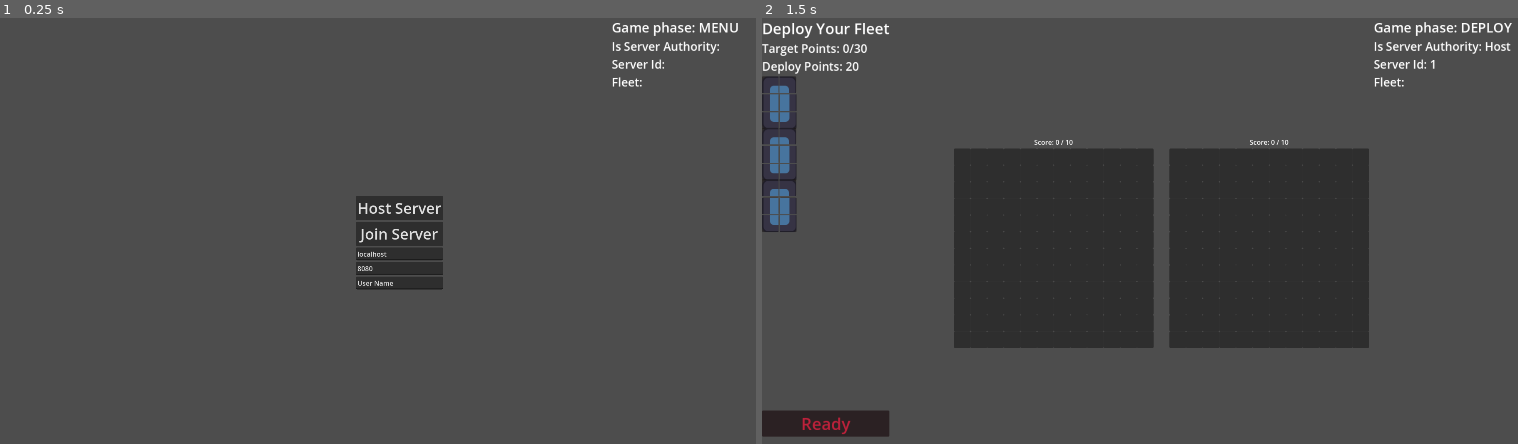
Above: before the commit, frames 1-2 (left to right).
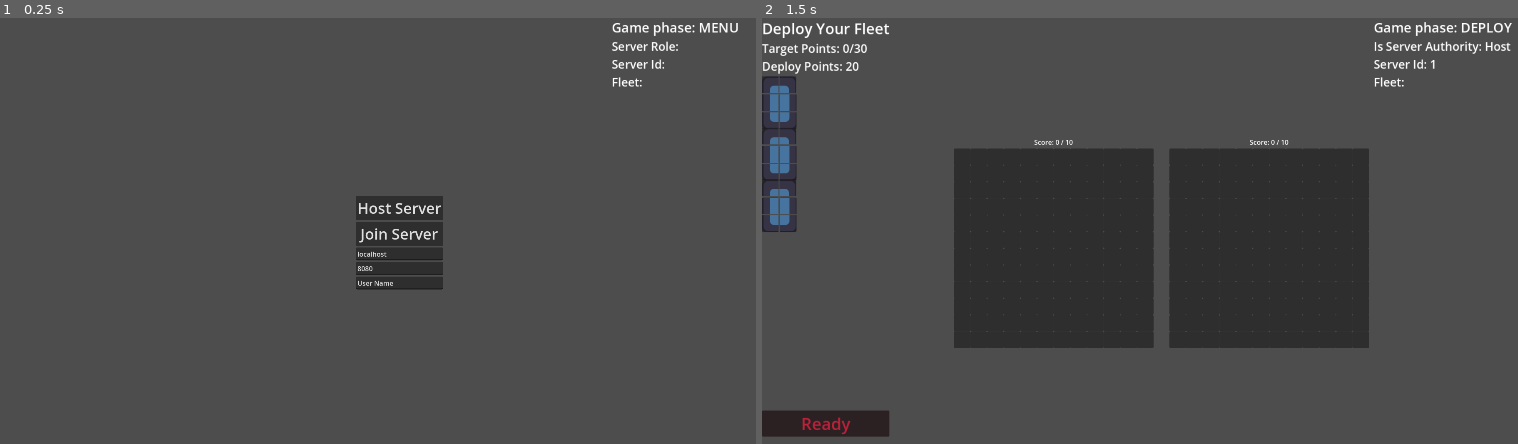
Above: after the commit, the same moments.

Repository: super-Colin/warboats
Game: Godot game, scene res://game.tscn
Same seed, same stepped clock (60 frames per second), same inputs: the game is played once before the commit and once after it. The engine's default icon, where the game draws it, is replaced by a stand-in: a white triangle on a blue panel in a dark square.
Inputs (mouse positions are in pixels of both pictures, inside the frame that each line leads up to):
- Up to frame 1 (0.25 s): no input
- Up to frame 2 (1.5 s): tap Enter at 0.5 s; move the mouse to (1336, 218) at 0.52 s; click (1336, 218) at 0.6 s; click "Host Server" at 1.25 s

The runs differ from the first frame. In frame 1, 0.2% of the frame differs, in the area x 80-96%, y 5-9%; in frame 2, nothing differs.

Commit message:
can detect win, adding battle_over phase

Diff:
--- a/UI/battle_menu.gd
+++ b/UI/battle_menu.gd
@@ -1,6 +1,4 @@
 extends Control
-
-#var activeShots = []
 
 signal s_confirmShotMarkers
 signal s_resetShotMarkers
@@ -8,11 +6,6 @@
 func _ready() -> void:
 	%ResetShots.pressed.connect(func():s_resetShotMarkers.emit())
 	%ConfirmShots.pressed.connect(func():s_confirmShotMarkers.emit())
-	#Globals.s_beginBattlePhase.connect(_beginBattlePhase)
-	#Globals.s_placedShotMarker.connect(updateShotsLeft)
-	#Globals.s_resetShotMarkers.connect(resetShotsLeft)
-
-
 
 
 func _beginBattlePhase():
@@ -20,11 +13,7 @@
 	resetShotsLeft()
 
 
-
-
-
 func updateShotsLeft(shotsLeft:int):
-	#print("battle menu - updating shots: ", Globals.friendlyGrid.calcRemainingShots())
 	%ShotsLeft.text = "Shots left: " + str(shotsLeft)
 
 func resetShotsLeft():
--- a/UI/debug_panel.tscn
+++ b/UI/debug_panel.tscn
@@ -27,7 +27,7 @@
 custom_minimum_size = Vector2(400, 0)
 layout_mode = 2
 theme_override_font_sizes/font_size = 28
-text = "Is Server Authority:"
+text = "Server Role:"
 autowrap_mode = 2
 
 [node name="ServerId" type="Label" parent="VBoxContainer"]
--- a/UI/deploy_menu.gd
+++ b/UI/deploy_menu.gd
@@ -1,33 +1,17 @@
 extends Control
 
-#@onready var remainingDeployPoints = Globals.roundDeployPoints
-#var startingDeployPoints = 20
 
 signal s_deployConfirmed
 
 func _ready() -> void:
-	#%ReadyButton.pressed.connect(func():Globals.s_deployReady.emit())
 	%ReadyButton.pressed.connect(func():s_deployConfirmed.emit())
-	#Globals.s_beginBattlePhase.connect(_beginBattlePhase)
-	#Globals.s_boardChanged.connect(_boardUpdated)
 	deployCanNotBeConfirmed()
 
-#func _beginBattlePhase():
-	#$'.'.visible = false
-	#updateLabels()
-
-#func updateLabels():
-	#updateDeployPoints()
-	#updateTargetPoints()
-
 func updateDeployPoints(pts):
-	#%DeployPoints.text = "Deploy Points: " + str(Globals.friendlyGrid.calcSpentDeployPoints()) + "/" + str(Globals.roundDeployPoints)
 	%DeployPoints.text = "Deploy Points: " + str(pts)
 
 func updateTargetPoints(current, target):
-	#%TargetPoints.text = "Target Points: " + str(Globals.friendlyGrid.calcTotalTargetPoints()) + "/" + str(Globals.roundMinTargetPoints)
 	%TargetPoints.text = "Target Points: " + str(current) + "/" + str(target)
-
 
 func deployCanNotBeConfirmed():
 	%ReadyButton.modulate = "d82643"
--- a/board.gd
+++ b/board.gd
@@ -1,30 +1,26 @@
 extends Control
 
+# Multiplayer role
 var isHost = true
-#var bothPlayersReady = false # This will be used each cycle
 var playersReady = []
-
-var turnNumber = 1
-
+# Board / Round related
+var startingDeployPoints = 20
+var minTargetPoints = 10
+# Passed through the network each turn
 var shotsToPlayOut = {}
 var shotResultsForClient = [] # {"hit":false, "coords":Vector2.ZERO}, ...
-
-
+var shipPositions = {} # for passing the position of enemy ships
+# Local vars
+var turnNumber = 1
 var unconfirmedShots = 0
 var confirmedShotCoords = []
-var startingDeployPoints = 20
-var minTargetPoints = 10
-
-
-var shipPositions = {} # for passing the position of the clients ships
-
 var playerScores = {}
-
-var killedShips=[]
-
-
-# Called when the node enters the scene tree for the first time.
+var killedShips = []
+
+
+
 func _ready() -> void:
+	#Globals.boardRef = $'.'
 	Globals.s_beginDeployPhase.connect(_beginDeployPhase)
 	Globals.s_beginBattlePhase.connect(_beginBattlePhase)
 
@@ -40,7 +36,6 @@
 	$BattleMenu.s_resetShotMarkers.connect(_resetUnconfirmedShots)
 	## Will establish needed vars once Network.otherPlayerId is defined
 	Network.s_otherPlayerConnected.connect(resetVarsWithOtherPlayer)
-	reestPlayerScores()
 
 
 
@@ -55,13 +50,11 @@
 	updateScoreLabels(playerScores)
 
 func resetForNextTurn():
+	turnNumber += 1
 	shotsToPlayOut = {}
 	shotResultsForClient = []
 
 
-
-
-# detrevnI
 # Detrevni
 
 
@@ -69,23 +62,34 @@
 func addKill(ship, friendlyKilled):
 	if not Network.isAuthority() or killedShips.has(ship):
 		return
-	print("board - ", str(Network.id()), " adding kill. For friendly: ", friendlyKilled)
-	print("board - playerScores:", playerScores)
 	if friendlyKilled:
 		playerScores[Network.otherPlayerId] += ship.targetPoints
 	else:
 		playerScores[Network.id()] += ship.targetPoints
 	killedShips.append(ship)
 	updateScoreLabels.rpc(playerScores)
-
+	if Network.isAuthority():
+		checkForWinConditions()
+
+
+func checkForWinConditions():
+	if playerScores[Network.id()] > minTargetPoints:
+		declareWinner.rpc(Network.id(), playerScores)
+	elif playerScores[Network.otherPlayerId] > minTargetPoints:
+		declareWinner.rpc(Network.otherPlayerId, playerScores)
+
+@rpc("authority", "call_local", "reliable")
+func declareWinner(pId, scores):
+	print("board [", Network.id(), "] - ", pId, " wins")
+	%Grids/Friendly/Label.text = str(pId) + " Wins"
+	%Grids/Enemy/Label.text = str(pId) + " Wins"
 
 
 @rpc("authority", "call_local", "reliable")
 func updateScoreLabels(scores):
+	#print("board - ", str(Network.id()), ", updating score labels:", scores)
 	%Grids/Friendly/Label.text = "Score: " + str(scores[Network.id()]) + " / " + str(minTargetPoints)
 	%Grids/Enemy/Label.text = "Score: " + str(scores[Network.otherPlayerId]) + " / " + str(minTargetPoints)
-
-
 
 
 
@@ -96,12 +100,10 @@
 	registerConfirmedShots.rpc(Network.id(), confirmedShotCoords)
 
 
-#@rpc("authority", "call_local", "reliable")
 func _resetUnconfirmedShots():
 	%Grids/Enemy/Grid.resetShotMarkers()
 	_boardUpdated()
 	#print("board - confirming shots: ", confirmedShotCoords)
-	#registerConfirmedShots.rpc(Network.id(), confirmedShotCoords)
 
 
 
@@ -130,10 +132,9 @@
 			handleConfirmedShots_host()
 
 
-
+## Adds/confirms markers on both sides
+## Called and initiated by host only,
 func handleConfirmedShots_host():
-	turnNumber += 1
-	#print("board - shotResultsForClient: ", shotResults)
 	for clientShot in shotsToPlayOut[Network.otherPlayerId]:
 		# create results of shots against host side, to pass to client
 		shotResultsForClient.append(%Grids/Friendly/Grid.placeShotMarker(clientShot, true))
@@ -141,13 +142,11 @@
 		%Grids/Enemy/Grid.confirmShot_bool(hostShot)
 	handleConfirmedShots_client.rpc(shotResultsForClient)
 	resetForNextTurn()
-	#%Grids/Friendly/Label.text = "Score: " + str(%Grids/Enemy) + " / " + str(minTargetPoints)
-	%Grids/Enemy/Label.text = "Deployed"
-
-#@rpc("any_peer", "call_remote", "reliable")
+## Adds/confirms markers on both sides
+## Only visually calcs hits on own board, forces hits/misses on empty enemy board
+## Called by client only, but initiated by host
 @rpc("authority", "call_remote", "reliable")
 func handleConfirmedShots_client(shotResults):
-	turnNumber += 1
 	#print("board - ", Network.id(),": shotResults: ", shotResults)
 	for s in shotsToPlayOut[1]: # 1 is always server authority
 		%Grids/Friendly/Grid.placeShotMarker(s, true)
@@ -198,12 +197,13 @@
 func _boardUpdated():
 	$DeployMenu.updateDeployPoints(startingDeployPoints - %Grids/Friendly/Grid.calcSpentDeployPoints())
 	$DeployMenu.updateTargetPoints(%Grids/Friendly/Grid.calcTotalTargetPoints(), minTargetPoints)
-	if Globals.roundMinTargetPoints <= %Grids/Friendly/Grid.calcTotalTargetPoints():
+	if minTargetPoints <= %Grids/Friendly/Grid.calcTotalTargetPoints():
 		#print("board - deploy can be confirmed")
 		$DeployMenu.deployCanBeConfirmed()
 
 
 
 func _beginDeployPhase():
+	resetVarsWithOtherPlayer()
 	$DeployMenu.visible = true
 	$BattleMenu.visible = false
--- a/board_grid.gd
+++ b/board_grid.gd
@@ -87,14 +87,14 @@
 
 
 func addShipFromDict(shipDict, lockIntoPlace=false):
-	print("board grid - adding ship from dict: ", shipDict)
+	#print("board grid - adding ship from dict: ", shipDict)
 	var newShipNode = shipScenes[str(shipDict.shipType)].instantiate()
 	setShipIntoGrid(newShipNode, shipDict.placedAt, lockIntoPlace)
 
 
 
 func setShipIntoGrid(ship:Node, startingCoord:Vector2, lockIntoPlace=false):
-	print("grid - setting ship")
+	#print("grid - setting ship")
 	if shipsContained.has(ship):
 		s_removeShipFromBoard.emit(ship.shipId)
 	s_clearBoardHighlights.emit()
@@ -120,7 +120,6 @@
 
 
 func removeShipFromBoard(ship:Node):
-	#Globals.s_refundDeployPoints.emit(ship.deployCost)
 	s_removeShipFromBoard.emit(ship.shipId)
 	Globals.s_boardChanged.emit()
 	# TODO make removable..?
@@ -130,14 +129,12 @@
 func calcTotalTargetPoints():
 	var total = 0
 	for s in shipsContained:
-		#total += shipsContained[s]
 		total += s.targetPoints
 	return total
 
 func calcSpentDeployPoints():
 	var total = 0
 	for s in shipsContained:
-		#total += shipsContained[s]
 		total += s.deployCost
 	return total
 
@@ -154,16 +151,13 @@
 	for x in shape.x:
 		var xActual =  startingCoord.x + x
 		if not cellsRefs.size() > xActual:
-			#print("ran out of space on the x axis")
 			return false
 		for y in shape.y:
 			var yActual =  startingCoord.y + y
 			if not cellsRefs[xActual].size() > yActual:
-				#print("ran out of space on the y axis")
 				return false
 			if not cellsRefs[xActual][yActual].isEmpty():
 				allGood = false
-				#cellsRefs[xActual][yActual].enableBadHighlight()
 			else:
 				cellsRefs[xActual][yActual].enableHighlight()
 				currentlyHighlightedCells.append(cellsRefs[xActual][yActual])
@@ -171,7 +165,6 @@
 
 
 func makeCells():
-	#var halfCellSize = cellSize / 2
 	for x in gridSize.x:
 		cellsRefs.append([])
 		for y in gridSize.y:
@@ -179,7 +172,6 @@
 			newCell.coords = Vector2(x, y)
 			newCell.setSize(cellSize)
 			newCell.position = Vector2(cellSize.x * x, cellSize.y * y)
-			#newCell.position += halfCellSize # add offset since the position is based on the center of then cell
 			$'.'.add_child(newCell)
 			newCell.s_try_placeShotMarker.connect(_try_placeShotMarker) # let the signal bubble
 			newCell.s_shipWasHit.connect(_checkIfShipWasKilled)
@@ -195,7 +187,7 @@
 			if not cellsRefs[xActual][yActual].confirmed:
 				return false
 	markShipAsDead(ship)
-	print("grid - ship was killed: ", ship)
+	#print("grid - ship was killed: ", ship)
 	ship.dead = true
 	s_shipKilled.emit(ship, friendly)
 	return true
@@ -213,20 +205,15 @@
 
 func _try_placeShotMarker(coords):
 	if not Globals.currentBattlePhase == Globals.BattlePhases.BATTLE:
-		print("board - cant add shot, game is not battle phase")
+		#print("board - cant add shot, game is not battle phase")
 		return
-	#if calcRemainingShots() > 0 and not cellsRefs[coords.x][coords.y].isMarkedForShot:
 	if cellsRefs[coords.x][coords.y].canBeNewUncomfirmedMarker():
-		#unconfirmedShots += 1
 		s_try_placeShotMarker.emit(coords)
-		#print("grid - shots left: ", calcRemainingShots(), ", unconfirmed shots: ", unconfirmedShots)
-	#else:
-		#print("grid - no shots left")
+
 
 func placeShotMarker(coords, confirmShot=false):
 	cellsRefs[coords.x][coords.y].makeUncomfirmedMarker()
 	if confirmShot:
-		#var wasHit = cellsRefs[coords.x][coords.y].confirmShot_dict()
 		return confirmShot_dict(coords)
 
 func confirmShot_bool(coords):
@@ -252,6 +239,7 @@
 		return
 	if not friendly:
 		highlightSpot(coords)
+
 func cellHoveredOff(coords:Vector2):
 	disableHighlightSpot(coords)
 
--- a/game.gd
+++ b/game.gd
@@ -2,30 +2,9 @@
 
 
 func _ready() -> void:
-	#Globals.gameRef = $'.'
-	Globals.s_sideReady.connect(_sideReadied)
-	Globals.s_deployReady.connect(_deployReady)
 	Globals.s_beginDeployPhase.connect(_beginDeployPhase)
 
 
 func _beginDeployPhase():
 	$MultiPlayerMenu.visible = false
 	$Board.visible = true
-
-
-
-func _deployReady():
-	Globals.s_beginBattlePhase.emit()
-
-func _sideReadied(isFriendly=true):
-	if isFriendly:
-		Globals.friendlySideReady = true
-	else:
-		Globals.enemySideReady = true
-	#Globals.s_beginBattlePhase.emit()
-
-func proceedTurn(sideThatJust):
-	if Globals.friendlySideReady and Globals.enemySideReady:
-		print("globals - proceeding turn")
-		Globals.enemySideReady= false
-		Globals.friendlySideReady= false
--- a/globals.gd
+++ b/globals.gd
@@ -2,79 +2,21 @@
 
 
 signal s_beginDeployPhase
+signal s_beginBattlePhase
+signal s_boardChanged
 
-
-
-
-
-#signal s_placeShotMarker(coords:Vector2)
-#signal s_placedShotMarker
-#signal s_confirmShotMarkers
-#signal s_resetShotMarkers
 
 signal coordHoveredOn(coord:Vector2)
 signal coordHoveredOff(coord:Vector2)
 
-signal s_deployReady
-signal s_beginBattlePhase
-
-signal s_resetShots
-
-signal s_clearBoardHighlights
-
-#signal s_removeShipFromBoard(shipId)
-
-signal s_sideReady(isFriendly:bool) # friendly side or enemy side
-var friendlySideReady= false
-var enemySideReady= false
 
 var friendlyGrid:Node
 var enemyGrid:Node
-#var hitMarkerGrid:Node
+#var boardRef:Node
 
-enum BattlePhases {MENU=0, DEPLOY=1, BATTLE=2}
+enum BattlePhases {MENU=0, DEPLOY=1, BATTLE=2, BATTLE_OVER=3}
 signal s_battlePhaseChanged
 var currentBattlePhase:BattlePhases = BattlePhases.MENU:
 	set(newVal):
 		currentBattlePhase = newVal
 		s_battlePhaseChanged.emit()
-
-#var friendlyGridRef:Node
-
-#func calcRemainingShots():
-	#return friendlyGrid.calcTotalShots() - enemyGrid.calcTotalMarkers()
-
-#signal s_deployBoardChanged
-signal s_boardChanged
-signal s_spentDeployPoints(amount:int)
-signal s_refundDeployPoints(amount:int)
-
-func _ready() -> void:
-	#s_friendlySideReady.connect(func(): friendlySideReady = true)
-	#s_enemySideReady.connect(func(): enemySideReady = true)
-	#sideReady.connect(proceedTurn)
-	s_beginBattlePhase.connect(_beginBattlePhase)
-
-func _beginBattlePhase():
-	currentBattlePhase = BattlePhases.BATTLE
-
-
-
-
-var roundMinTargetPoints = 1
-var roundDeployPoints = 20
-
-
-
-
-var shipConfigs={
-	"ship1":{
-		"shipShape": Vector2(2,3),
-		"deployCost": 2,
-		"targetPoings": 10
-	}
-}
-
-
-func createShipsForDeployPhase():
-	print("globe - creating ships")
--- a/grid_cell.gd
+++ b/grid_cell.gd
@@ -22,12 +22,10 @@
 		parent.s_removeShipFromBoard.connect(removeShipSprite)
 		parent.s_confirmShotMarkers.connect(_confirmShotMarker)
 		parent.s_resetUncomfirmedMarkers.connect(_resetShotMarkers)
-	#Globals.s_deployReady.connect(lockIntoPlace)
-	#Globals.s_resetShotMarkers.connect(_resetShotMarkers)
 	$'.'.mouse_entered.connect(startHoverState)
 	$'.'.mouse_exited.connect(endHoverState)
 
-# Set size, called by parent grid
+# Set size, called by parent grid when constructing
 func setSize(newSize:Vector2):
 	customSize = newSize
 	$'.'.custom_minimum_size = newSize
--- a/ship.gd
+++ b/ship.gd
@@ -46,13 +46,3 @@
 			else:
 				#print("ship - drag was NOT successful")
 				Globals.s_clearBoardHighlights.emit()
-
-
-## Called when the node enters the scene tree for the first time.
-#func _ready() -> void:
-	#pass # Replace with function body.
-#
-#
-## Called every frame. 'delta' is the elapsed time since the previous frame.
-#func _process(delta: float) -> void:
-	#pass
